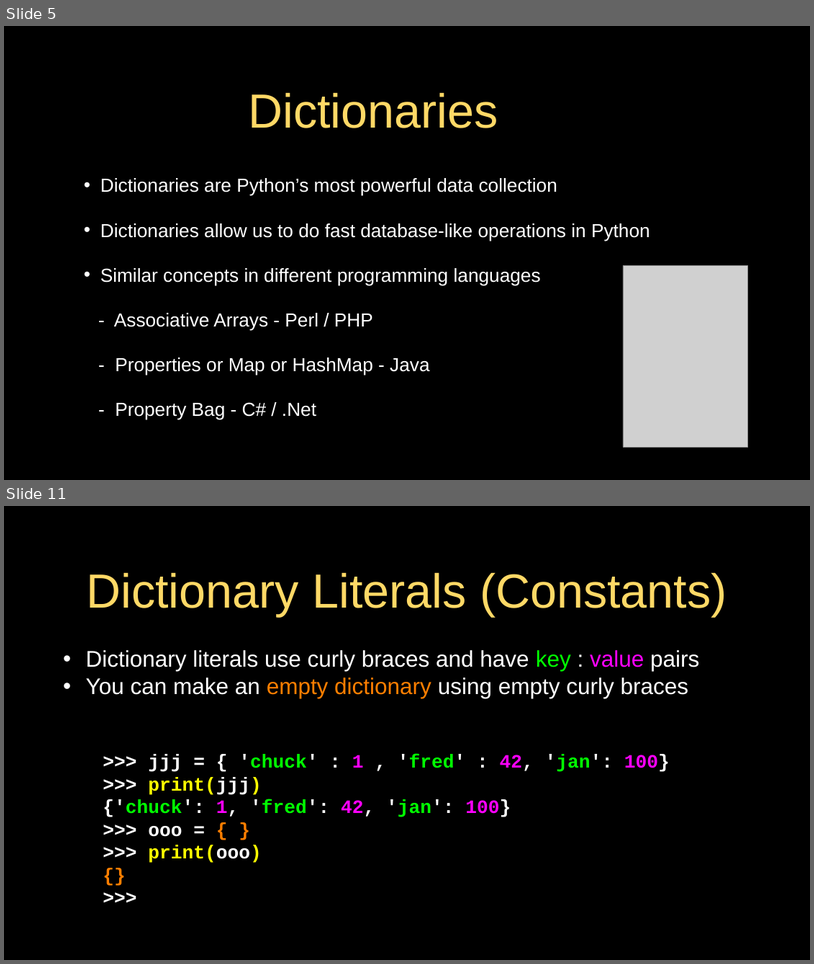
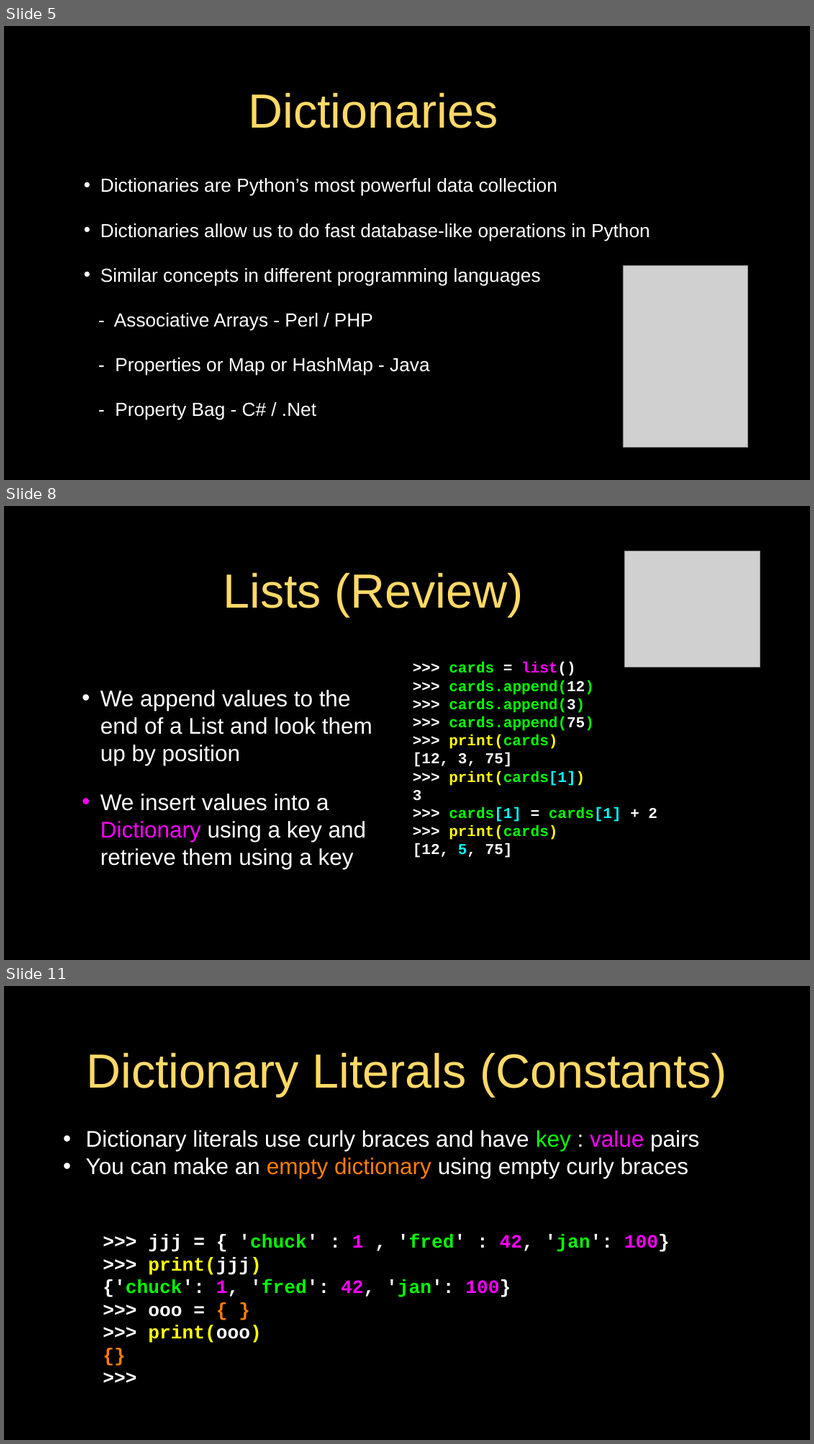
Before and after one commit to csev/py4e, a slide deck: lectures3/Pythonlearn-09-Dictionaries.pptx. Shown one above the other, each under a label of ours: slides 5 and 11 before the commit, slides 5, 8 and 11 after it; the slides between them are not shown. The pictures are 814x964 and 814x1444 pixels, drawn with LibreOffice and Linux fonts; fonts in the diff are those of the drawing; grey boxes stand for pictures. Boxes give left, top, right and bottom in pixels: in the first picture for what was removed or moved away, otherwise in the second. Text is boxed around its words. In the diff, an @@ line names an element or a change of style, - is before the commit and + after.

```diff
--- a/lectures3/Pythonlearn-09-Dictionaries.pptx
+++ b/lectures3/Pythonlearn-09-Dictionaries.pptx
@@ slide 8 added at (x1=4, y1=506, x2=810, y2=960), background #000000; not listed: 1 template element that a slide beside it also shows @@
@@ picture added at (x1=625, y1=551, x2=760, y2=667) @@
@@ title added at (x1=223, y1=572, x2=523, y2=616), 76 pt, text #FFD966 @@
+Lists (Review)
@@ text added at (x1=413, y1=662, x2=658, y2=857), 24 pt, text #00FF00, bold @@
+>>> cards = list()
+>>> cards.append(12)
+>>> cards.append(3)
+>>> cards.append(75)
+>>> print(cards)
+[12, 3, 75]
+>>> print(cards[1])
+3
+>>> cards[1] = cards[1] + 2
+>>> print(cards)
+[12, 5, 75]
@@ text added at (x1=100, y1=690, x2=373, y2=869), 36 pt, text #FFFFFF @@
+• We append values to the end of a List and look them up by position
+• We insert values into a Dictionary using a key and retrieve them using a key
```
Also in this commit, not shown: 4 slides changed, 2 slides removed, 2 other files.
